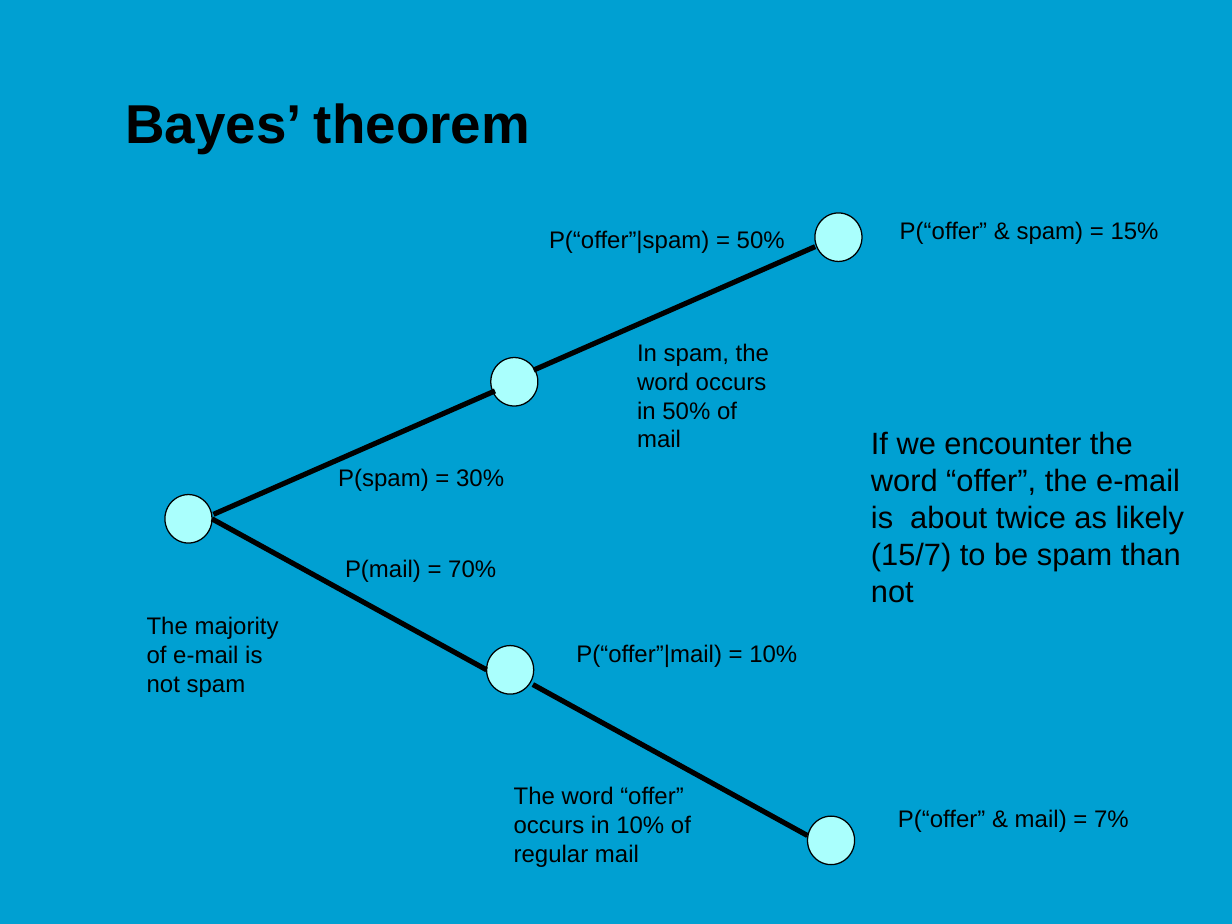
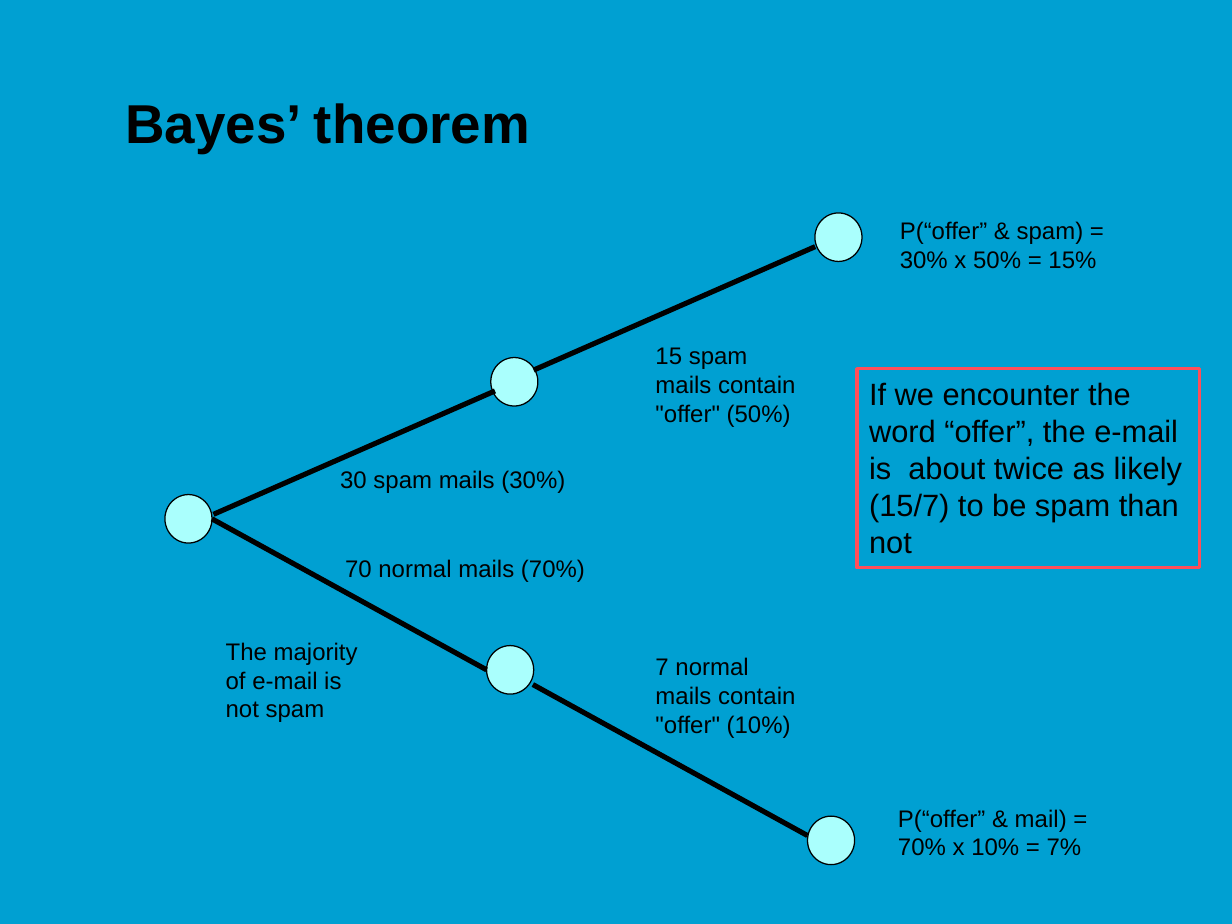
Before and after one commit to jonasmoons/data-driven-learning, a slide deck: slide 16 of slides/Week 6 - text mining.pptx (slide 14 before the commit). Drawn at 1232x924 pixels with LibreOffice and Linux fonts; fonts in the diff are those of the drawing; background and template pictures are left out. Boxes give left, top, right and bottom in pixels: in the first picture for what was removed or moved away, otherwise in the second. Text is boxed around its words. In the diff, an @@ line names an element or a change of style, - is before the commit and + after.

```diff
--- a/slides/Week 6 - text mining.pptx
+++ b/slides/Week 6 - text mining.pptx
@@ text removed at (549,230,785,253) @@
-P(“offer”|spam) = 50%
@@ text at (900,221,1096,269): text changed @@
-P(“offer” & spam) = 15%
+P(“offer” & spam) = 30% x 50% = 15%
@@ text at (655,347,795,427): text changed @@
-In spam, the word occurs in 50% of mail
+15 spam mails contain "offer" (50%)
@@ rectangle "If we encounter the word ...": place and size @@
-rectangle "If we encounter the word ..." at (871,431,1184,603)
+rectangle "If we encounter the word ..." at (857,368,1200,568)
@@ rectangle "If we encounter the word ..." at (857,368,1200,568): outline none to #FF4E59 2 pt @@
@@ text at (340,470,565,493): text changed @@
-P(spam) = 30%
+30 spam mails (30%)
@@ text at (345,559,585,582): text changed @@
-P(mail) = 70%
+70 normal mails (70%)
@@ text "The majority of e-mail is ...": place and size @@
-text "The majority of e-mail is ..." at (147,616,279,697)
+text "The majority of e-mail is ..." at (226,642,358,722)
@@ text removed at (576,644,797,667) @@
-P(“offer”|mail) = 10%
@@ text added at (655,657,795,738), 14 pt, text #000000 @@
+7 normal mails contain "offer" (10%)
@@ text removed at (514,786,691,867) @@
-The word “offer”
-occurs in 10% of
-regular mail
@@ text at (898,809,1082,856): text changed @@
-P(“offer” & mail) = 7%
+P(“offer” & mail) =
+70% x 10% = 7%
```
Also in this commit, not shown: 12 other slides changed, 2 slides added, 1 slide removed, 3 other files.
